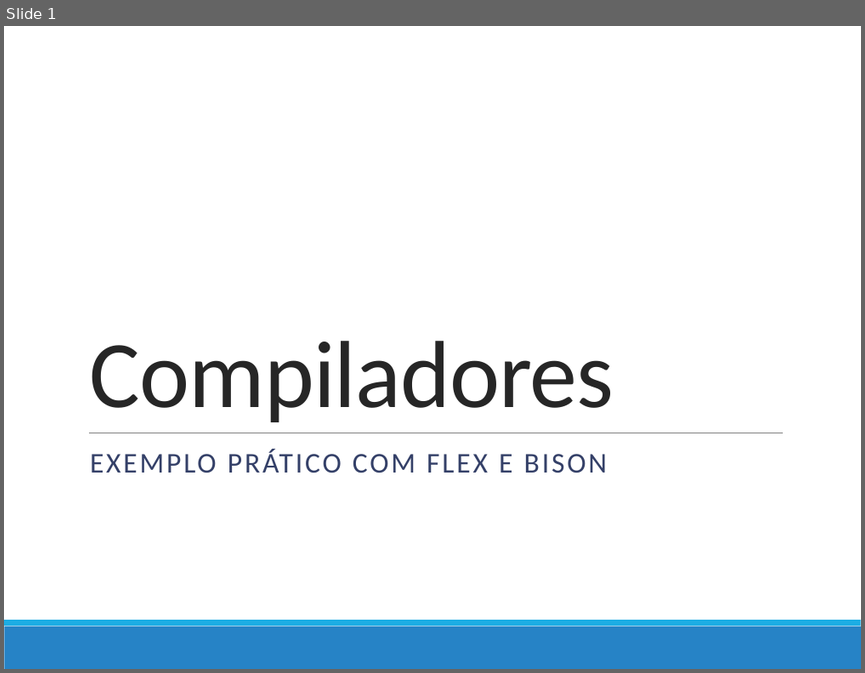
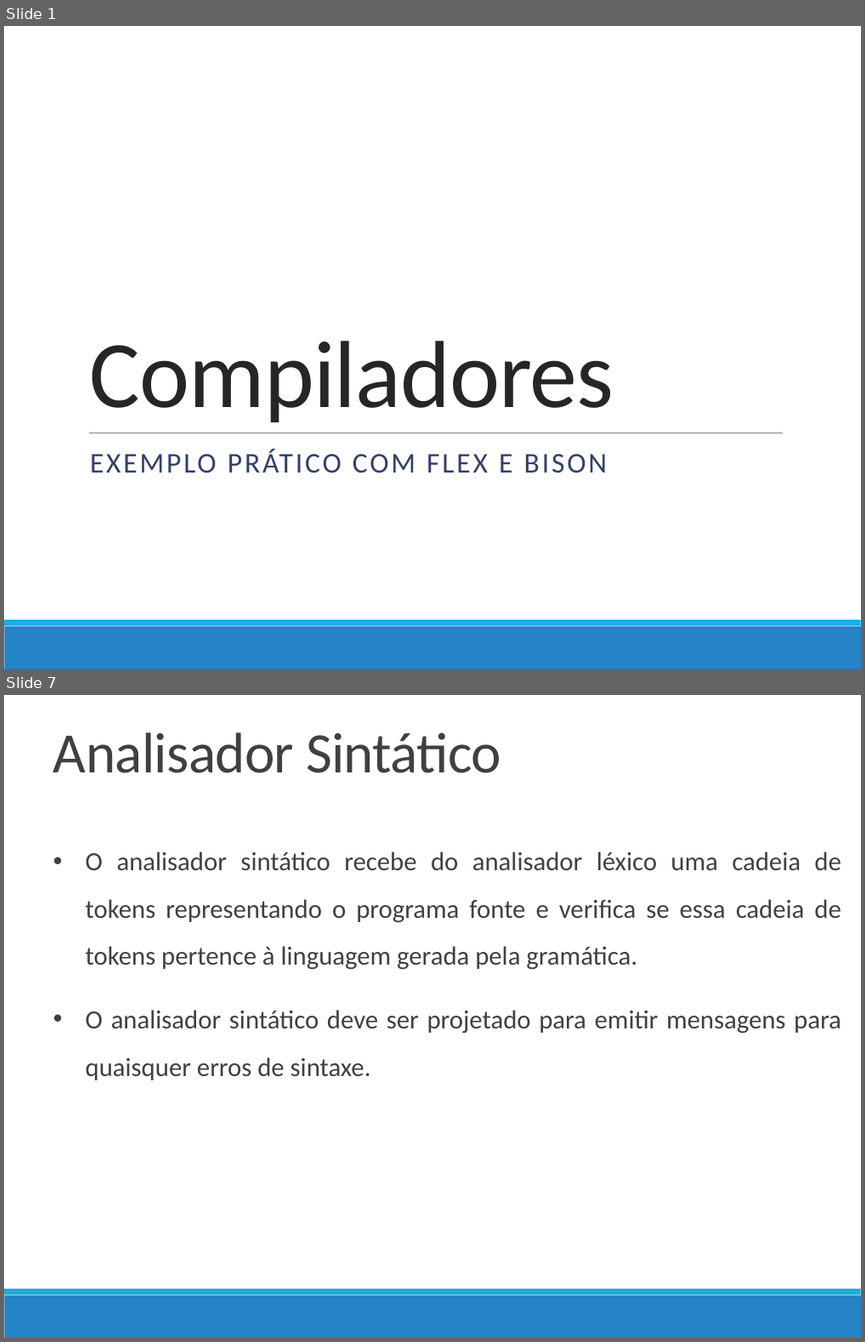
Before and after one commit to darlissonmar/compz-equipe-05-2013-1, a slide deck: trabalho-04/Apresentacao/Apresentacao_Compiladores.pptx. Shown one above the other, each under a label of ours: slide 1 before the commit, slides 1 and 7 after it; the slides between them are not shown. The pictures are 865x673 and 865x1342 pixels, drawn with LibreOffice and Linux fonts; fonts in the diff are those of the drawing. Boxes give left, top, right and bottom in pixels: in the first picture for what was removed or moved away, otherwise in the second. Text is boxed around its words. In the diff, an @@ line names an element or a change of style, - is before the commit and + after.

```diff
--- a/trabalho-04/Apresentacao/Apresentacao_Compiladores.pptx
+++ b/trabalho-04/Apresentacao/Apresentacao_Compiladores.pptx
@@ slide 7 added at (4,695,861,1338), background #FFFFFF; not listed: 2 template elements that a slide beside it also shows @@
@@ text added at (53,732,501,773), 48 pt, text #404040 @@
+Analisador Sintático
@@ text added at (86,851,841,1080), 22 pt, text #404040 @@
+• O analisador sintático recebe do analisador léxico uma cadeia de tokens representando o programa fonte e verifica se essa cadeia de tokens pertence à linguagem gerada pela gramática.
+• O analisador sintático deve ser projetado para emitir mensagens para quaisquer erros de sintaxe.
```
Also in this commit, not shown: 37 slides changed, 117 other slides added, 6 slides removed.
